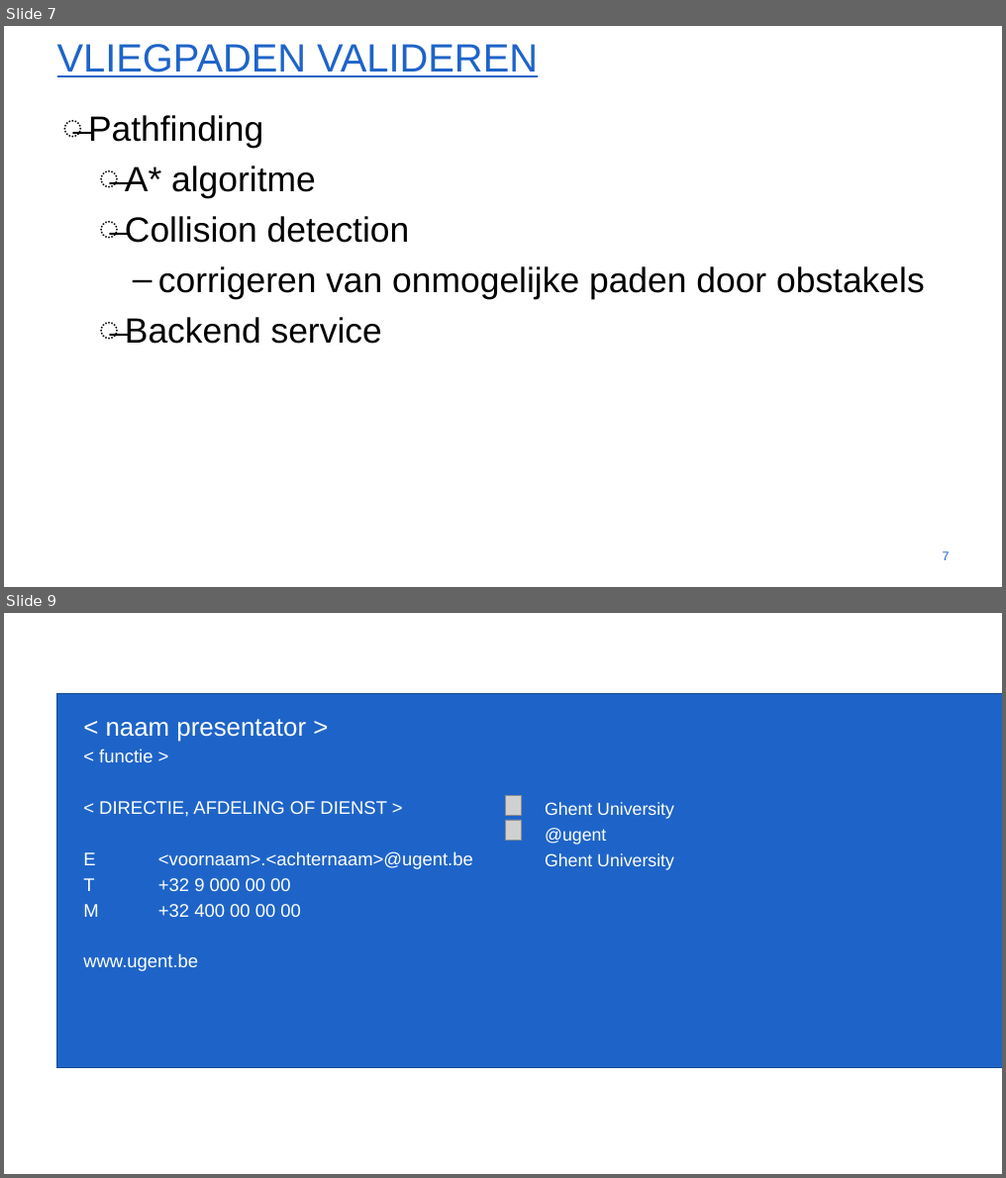
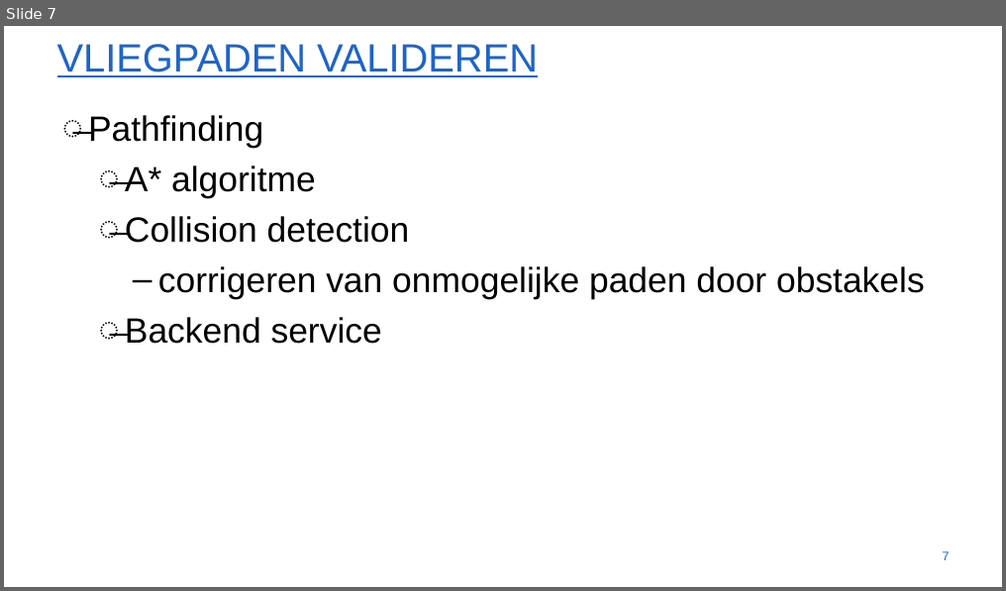
Before and after one commit to WouterStemgee/inventory-management-system-autonomous-drones, a slide deck: presentaties/PresentatieSprint2.pptx. Shown one above the other, each under a label of ours: slides 7 and 9 before the commit, slide 7 after it; the slides between them are not shown. The pictures are 1006x1178 and 1006x591 pixels, drawn with LibreOffice and Linux fonts; fonts in the diff are those of the drawing; grey boxes stand for pictures; background and template pictures are left out. Boxes give left, top, right and bottom in pixels: in the first picture for what was removed or moved away, otherwise in the second. Text is boxed around its words. In the diff, an @@ line names an element or a change of style, - is before the commit and + after.

```diff
--- a/presentaties/PresentatieSprint2.pptx
+++ b/presentaties/PresentatieSprint2.pptx
@@ slide 9 removed at box(4, 613, 1002, 1174), background #FFFFFF @@
@@ rectangle removed at box(56, 693, 1002, 1067) @@
@@ title removed at box(83, 719, 473, 971) @@
-< naam presentator >
-< functie >
-< DIRECTIE, AFDELING OF DIENST >
-E <voornaam>.<achternaam>@ugent.be
-T +32 9 000 00 00
-M +32 400 00 00 00
-www.ugent.be
@@ picture removed at box(506, 795, 522, 815) @@
@@ picture removed at box(506, 820, 522, 841) @@
@@ text removed at box(545, 802, 674, 870) @@
-Ghent University
-@ugent
-Ghent University
```
Also in this commit, not shown: 2 slides changed, 1 slide added, 2 other files.
